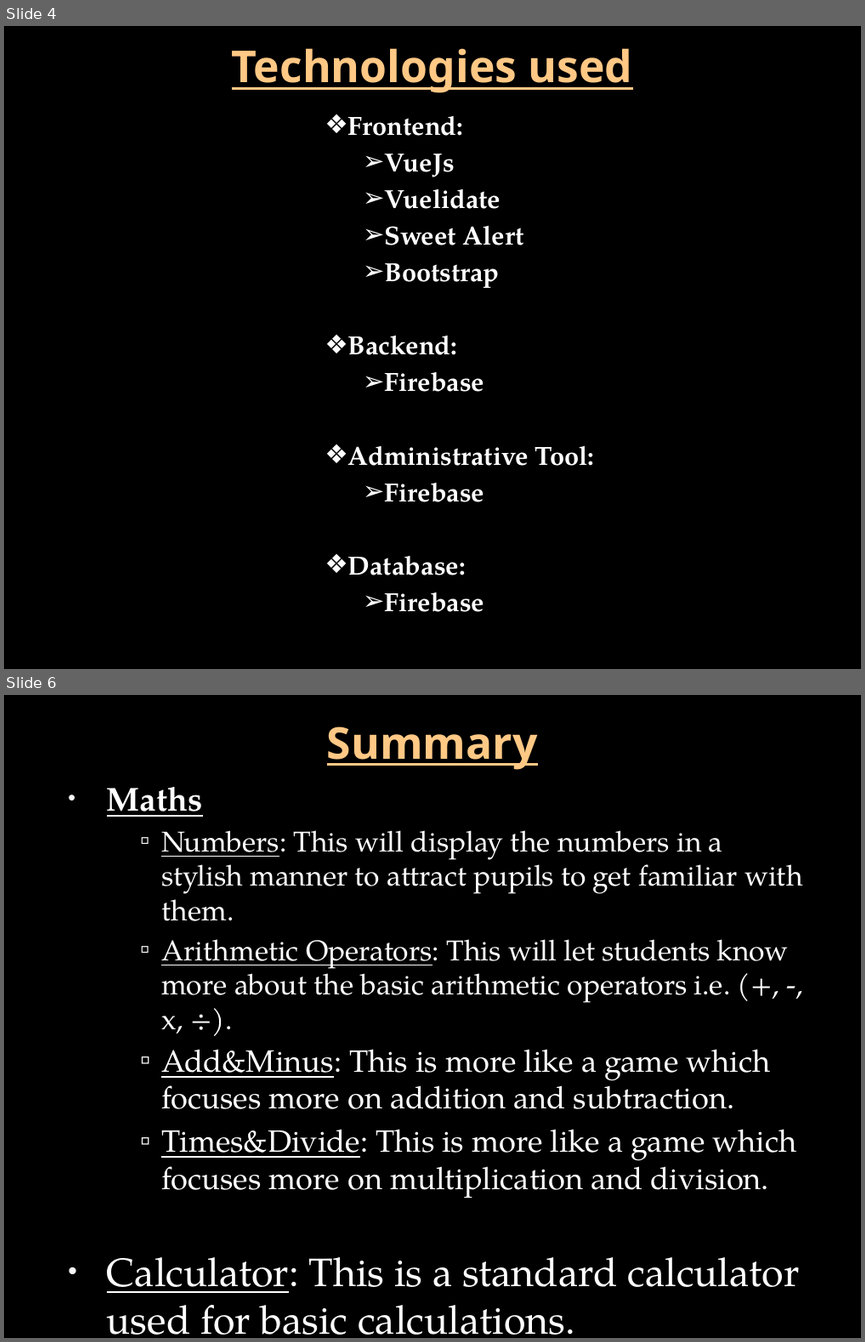
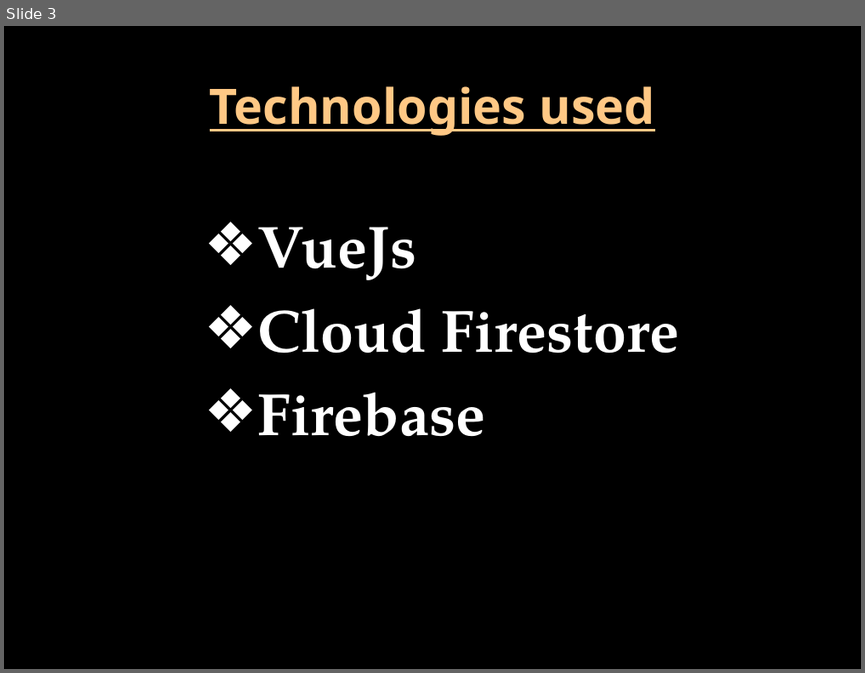
Before and after one commit to kazmanbanj/LearnNow, a slide deck: Proposal/LearnNow-Proposal.pptx. Shown one above the other, each under a label of ours: slides 4 and 6 before the commit, slide 3 after it; the slides between them are not shown. The pictures are 865x1342 and 865x673 pixels, drawn with LibreOffice and Linux fonts; fonts in the diff are those of the drawing; background and template pictures are left out. Boxes give left, top, right and bottom in pixels: in the first picture for what was removed or moved away, otherwise in the second. Text is boxed around its words. In the diff, an @@ line names an element or a change of style, - is before the commit and + after.

```diff
--- a/Proposal/LearnNow-Proposal.pptx
+++ b/Proposal/LearnNow-Proposal.pptx
@@ slide 6 removed at [4, 695, 861, 1338], background picture (left out) @@
@@ title removed at [327, 726, 538, 770] @@
-Summary
@@ text removed at [107, 787, 803, 1334] @@
-• Maths
-    ▫ Numbers: This will display the numbers in a stylish manner to attract pupils to get familiar with them.
-    ▫ Arithmetic Operators: This will let students know more about the basic arithmetic operators i.e. (+, -, x, ÷).
-    ▫ Add&Minus: This is more like a game which focuses more on addition and subtraction.
-    ▫ Times&Divide: This is more like a game which focuses more on multiplication and division.
-• Calculator: This is a standard calculator used for basic calculations.
@@ what was slide 4 is now slide 3 @@
@@ slide 3 changed as well @@
@@ title "Technologies used" at [210, 86, 654, 136]: size 36.9 to 41 pt @@
@@ text at [348, 116, 463, 136]: paragraph removed @@
-          ❖ Frontend:
@@ text "VueJs": place and size @@
-text "VueJs" at [348, 116, 595, 612]
+text "VueJs" at [258, 227, 679, 437]
@@ text at [258, 227, 486, 437]: size 22 to 50 pt in "VueJs", "Firebase"; bullet ➢ to ❖; list level 8 to 5 in "VueJs"; list level 8 to 5 in "Firebase" @@
@@ text at [258, 308, 679, 353]: text changed; size 22 to 50 pt @@
-              ➢ Vuelidate
-              ➢ Sweet Alert
-              ➢ Bootstrap
-          ❖ Backend:
+        ❖ Cloud Firestore
@@ text at [348, 446, 595, 612]: paragraphs removed @@
-          ❖ Administrative Tool:
-              ➢ Firebase
-          ❖ Database:
-              ➢ Firebase
```
Also in this commit, not shown: 1 other slide changed, 2 slides added, 4 other slides removed, 15 other files.
